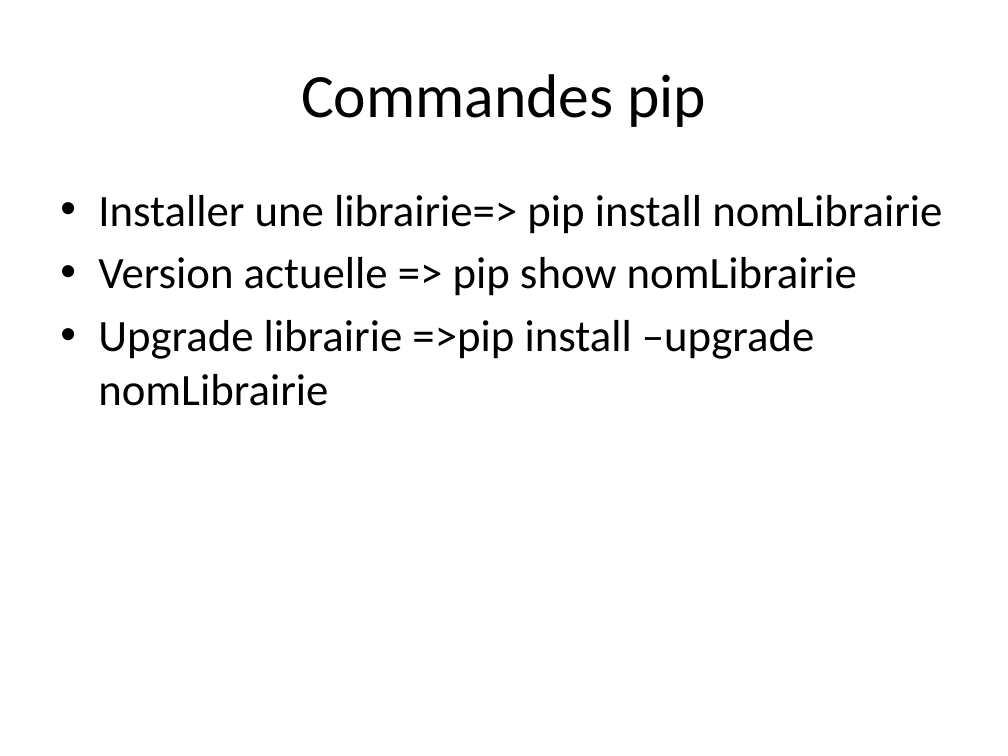
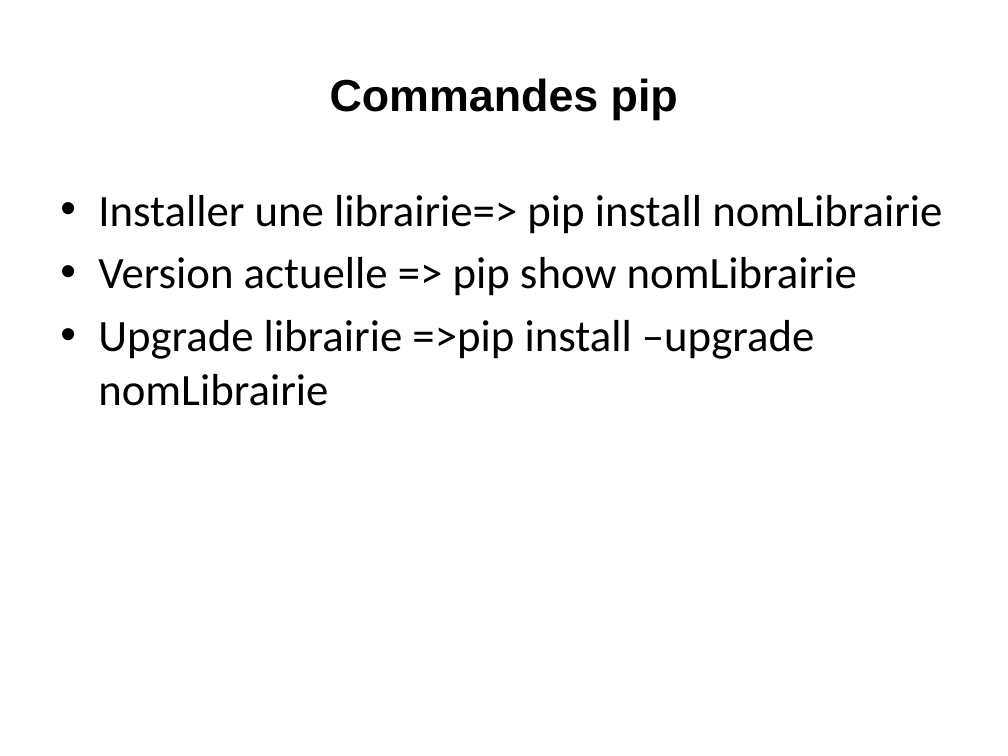
Before and after one commit to loicmidy/formation-python, a slide deck: slide 54 of formation python.pptx (slide 51 before the commit). Drawn at 1008x756 pixels with LibreOffice and Linux fonts; fonts in the diff are those of the drawing. Boxes give left, top, right and bottom in pixels: in the first picture for what was removed or moved away, otherwise in the second. Text is boxed around its words. In the diff, an @@ line names an element or a change of style, - is before the commit and + after.

```diff
--- a/formation python.pptx
+++ b/formation python.pptx
@@ title "Commandes pip" at [330,78,678,120]: size 44 to 32 pt, font Calibri to Arial, bold on @@
```
Also in this commit, not shown: 9 other slides changed, 7 slides added, 4 slides removed, 4 other files.
